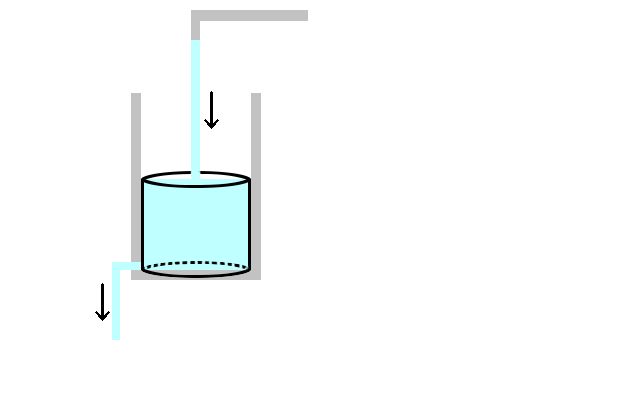
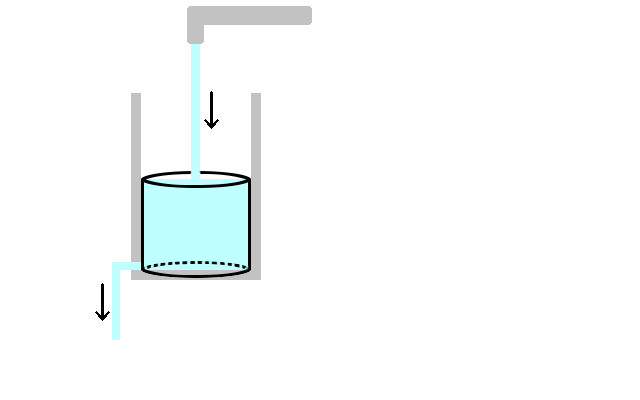
Comparing the layer stacks of the two 640x400 images. Changes:
added layer "Layer #2" above "Background" over [left=187, top=6, right=312, bottom=44]
painted on "Background" over [left=191, top=21, right=308, bottom=44]
